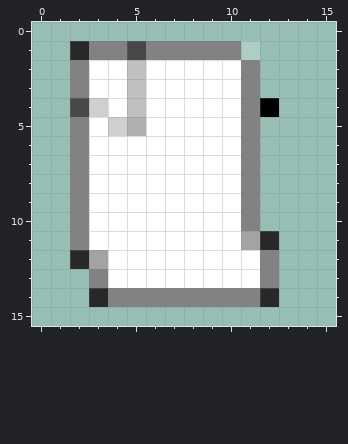
Two versions of one pixel-art sprite, NESTool/Resources/new_project.png. The picture above is the old version.
The file is 16x16 pixels. Pixels under 10% opacity are left out. Colours within 5 levels of each other are drawn and written as one.
New version:
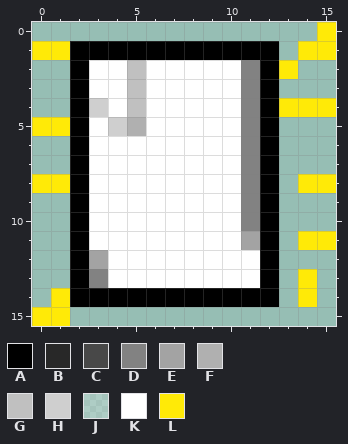
Palette (. is transparent): A #000000  B #282828  C #484848  D #828282  E #a3a3a3  F #b0b0b0  G #c0c0c0  H #cfcfcf  J #ffffff3a  K #ffffff  L #ffea07
What changed:
y 0: x 15 . -> L
y 1: x 0..12 ..BDDCDDDDDJ. -> LLAAAAAAAAAAA; x 14..15 .. -> LL
y 2: x 2 D -> A; x 12..13 .. -> AL
y 3: x 2 D -> A; x 12 . -> A
y 4: x 2 C -> A; x 13..15 ... -> LLL
y 5: x 0..2 ..D -> LLA; x 12 . -> A
y 6..7: x 2 D -> A; x 12 . -> A
y 8: x 0..2 ..D -> LLA; x 12 . -> A; x 14..15 .. -> LL
y 9..10: x 2 D -> A; x 12 . -> A
y 11: x 2 D -> A; x 12 B -> A; x 14..15 .. -> LL
y 12: x 2 B -> A; x 12 D -> A
y 13: x 2 . -> A; x 12 D -> A; x 14 . -> L
y 14: x 1..12 ..BDDDDDDDDB -> LAAAAAAAAAAA; x 14 . -> L
y 15: x 0..1 .. -> LL
